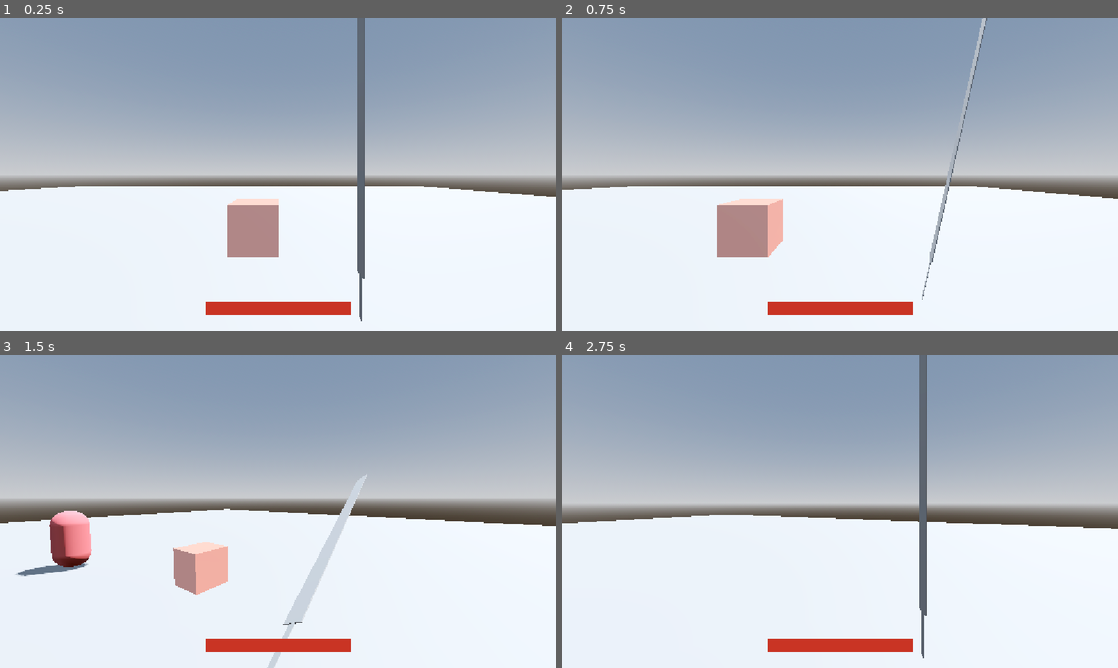
Above: before the commit, frames 1-4 (two rows, left to right).
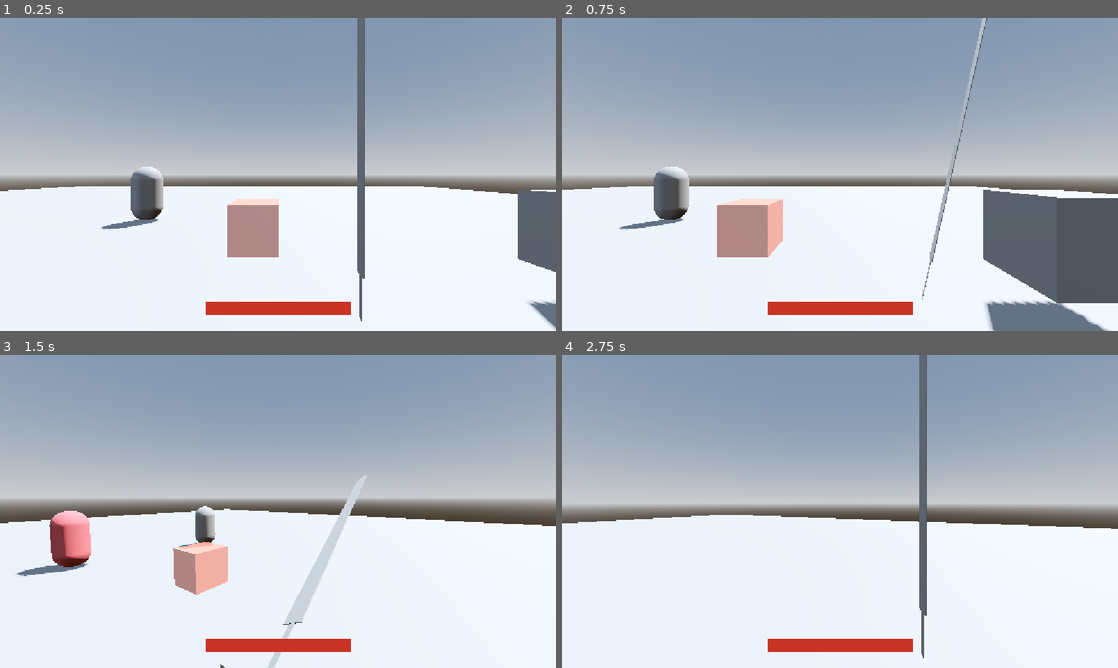
Above: after the commit, the same moments.

Repository: emchar1/revanitz-rpg
Game: Godot game, scene res://scenes/main.tscn
Two runs of this game, one before a commit and one after it. Both use one fixed random seed, a clock stepped at 60 frames per second and the inputs below.
Inputs (mouse positions are in pixels of both pictures, inside the frame that each line leads up to):
- Up to frame 1 (0.25 s): no input
- Up to frame 2 (0.75 s): tap Enter at 0.5 s; move the mouse to (962, 158) at 0.52 s; hold D (input_right) from 0.53 s (still down); hold E (interact, bound only after the commit) from 0.53 s (still down); click (962, 158) at 0.67 s
- Up to frame 3 (1.5 s): tap Space (input_jump) at 0.77 s; move the mouse to (250, 511) at 1.27 s; release D (input_right) at 1.28 s; release E (interact, bound only after the commit) at 1.28 s; hold W (input_forward) from 1.28 s (still down); click (250, 511) at 1.35 s
- Up to frame 4 (2.75 s): keep holding W (input_forward); tap Space (input_jump) at 1.52 s; tap E (interact, bound only after the commit) at 1.55 s; move the mouse to (851, 505) at 2.02 s; hold E (interact, bound only after the commit) from 2.03 s (still down); tap Shift (input_sprint) at 2.1 s

The runs differ from the first frame. In frame 1, 2.9% of the frame differs, in the area x 18-100%, y 47-100%; in frame 2, 10%, in the area x 10-100%, y 47-100%; in frame 3, 0.4%; in frame 4, nothing differs.

Commit message:
added basic dialogue tree system and minimalistic quest system

Diff:
--- a/project.godot
+++ b/project.godot
@@ -18,6 +18,7 @@
 [autoload]
 
 DialogueManager="*uid://ck7jo7ldrrl8m"
+QuestManager="*uid://bdv0626u3ey01"
 
 [display]
 
@@ -60,6 +61,11 @@
 "events": [Object(InputEventMouseButton,"resource_local_to_scene":false,"resource_name":"","device":-1,"window_id":0,"a …(259 unchanged characters)…
 ]
 }
+interact={
+"deadzone": 0.2,
+"events": [Object(InputEventKey,"resource_local_to_scene":false,"resource_name":"","device":-1,"window_id":0,"alt_pressed":false,"shift_pressed":false,"ctrl_pressed":false,"meta_pressed":false,"pressed":false,"keycode":0,"physical_keycode":69,"key_label":0,"unicode":101,"location":0,"echo":false,"script":null)
+]
+}
 
 [physics]
 
--- a/resources/NPCs/Dialogues/JakeTDATest/0.tres
+++ /dev/null
@@ -1,12 +0,0 @@
-[gd_resource type="Resource" script_class="Dialogue" format=3 uid="uid://c54huubla1kjr"]
-
-[ext_resource type="Script" uid="uid://ncdlvu4ekb1x" path="res://scripts/dialogue.gd" id="1_k4aqi"]
-[ext_resource type="Resource" uid="uid://cejrl82netavd" path="res://resources/NPCs/Dialogues/JakeTDATest/1.tres" id="2_6c5xd"]
-[ext_resource type="Resource" uid="uid://bhc8vgwrx2ljh" path="res://resources/NPCs/Dialogues/JakeTDATest/2.tres" id="3_6c5xd"]
-
-[resource]
-script = ExtResource("1_k4aqi")
-name = "JakeTDA"
-dialogue = "Hey buddy"
-options = Array[ExtResource("1_k4aqi")]([ExtResource("2_6c5xd"), ExtResource("3_6c5xd")])
-metadata/_custom_type_script = "uid://ncdlvu4ekb1x"
--- a/resources/NPCs/Dialogues/JakeTDATest/1.tres
+++ /dev/null
@@ -1,12 +0,0 @@
-[gd_resource type="Resource" script_class="Dialogue" format=3 uid="uid://cejrl82netavd"]
-
-[ext_resource type="Script" uid="uid://ncdlvu4ekb1x" path="res://scripts/dialogue.gd" id="1_orriw"]
-[ext_resource type="Resource" uid="uid://bhc8vgwrx2ljh" path="res://resources/NPCs/Dialogues/JakeTDATest/2.tres" id="2_cwutr"]
-
-[resource]
-script = ExtResource("1_orriw")
-name = "JakeTDA"
-dialogue = "Waddup"
-path_option = "Wazahhhh"
-options = Array[ExtResource("1_orriw")]([ExtResource("2_cwutr")])
-metadata/_custom_type_script = "uid://ncdlvu4ekb1x"
--- /dev/null
+++ b/resources/NPCs/JakeTDATest/Dialogues/0.tres
@@ -0,0 +1,11 @@
+[gd_resource type="Resource" script_class="Dialogue" format=3 uid="uid://c54huubla1kjr"]
+
+[ext_resource type="Script" uid="uid://ncdlvu4ekb1x" path="res://scripts/dialogue.gd" id="1_glcnr"]
+[ext_resource type="Resource" uid="uid://cejrl82netavd" path="res://resources/NPCs/JakeTDATest/Dialogues/1.tres" id="2_v48po"]
+
+[resource]
+script = ExtResource("1_glcnr")
+name = "JakeTDA"
+dialogue = "Hey buddy"
+options = Array[ExtResource("1_glcnr")]([ExtResource("2_v48po")])
+metadata/_custom_type_script = "uid://ncdlvu4ekb1x"
--- /dev/null
+++ b/resources/NPCs/JakeTDATest/Dialogues/1.tres
@@ -0,0 +1,14 @@
+[gd_resource type="Resource" script_class="Dialogue" format=3 uid="uid://cejrl82netavd"]
+
+[ext_resource type="Script" uid="uid://ncdlvu4ekb1x" path="res://scripts/dialogue.gd" id="1_e4f83"]
+[ext_resource type="Resource" uid="uid://0bso71fraus2" path="res://resources/NPCs/JakeTDATest/Dialogues/ore_quest_deny.tres" id="3_s5snk"]
+[ext_resource type="Resource" uid="uid://bx8y3y5bb2t1f" path="res://resources/NPCs/JakeTDATest/Quests/OreQuest.tres" id="4_s5snk"]
+
+[resource]
+script = ExtResource("1_e4f83")
+name = "JakeTDA"
+dialogue = "You wanna money?"
+path_option = "Wazahhhh"
+options = Array[ExtResource("1_e4f83")]([ExtResource("3_s5snk")])
+quest = ExtResource("4_s5snk")
+metadata/_custom_type_script = "uid://ncdlvu4ekb1x"
--- a/resources/NPCs/Dialogues/JakeTDATest/2.tres
+++ b/resources/NPCs/JakeTDATest/Dialogues/2.tres
@@ -1,9 +1,9 @@
 [gd_resource type="Resource" script_class="Dialogue" format=3 uid="uid://bhc8vgwrx2ljh"]
 
-[ext_resource type="Script" uid="uid://ncdlvu4ekb1x" path="res://scripts/dialogue.gd" id="1_g7mhs"]
+[ext_resource type="Script" uid="uid://ncdlvu4ekb1x" path="res://scripts/dialogue.gd" id="1_pfijm"]
 
 [resource]
-script = ExtResource("1_g7mhs")
+script = ExtResource("1_pfijm")
 name = "JakeTDA"
-path_option = "Ok."
+path_option = "nope"
 metadata/_custom_type_script = "uid://ncdlvu4ekb1x"
--- /dev/null
+++ b/resources/NPCs/JakeTDATest/Dialogues/ore_quest_accept.tres
@@ -0,0 +1,11 @@
+[gd_resource type="Resource" script_class="Dialogue" format=3 uid="uid://6xevv5tow8fk"]
+
+[ext_resource type="Script" uid="uid://ncdlvu4ekb1x" path="res://scripts/dialogue.gd" id="1_wkbn3"]
+[ext_resource type="Resource" uid="uid://bnck21yt7615h" path="res://resources/NPCs/JakeTDATest/Dialogues/quest_done_end.tres" id="2_wkbn3"]
+
+[resource]
+script = ExtResource("1_wkbn3")
+name = "JakeTDA"
+dialogue = "lets goooo"
+options = Array[ExtResource("1_wkbn3")]([ExtResource("2_wkbn3")])
+metadata/_custom_type_script = "uid://ncdlvu4ekb1x"
--- /dev/null
+++ b/resources/NPCs/JakeTDATest/Dialogues/ore_quest_deny.tres
@@ -0,0 +1,12 @@
+[gd_resource type="Resource" script_class="Dialogue" format=3 uid="uid://0bso71fraus2"]
+
+[ext_resource type="Script" uid="uid://ncdlvu4ekb1x" path="res://scripts/dialogue.gd" id="1_1qktb"]
+
+[resource]
+script = ExtResource("1_1qktb")
+name = "JakeTDA"
+dialogue = "mannn"
+path_option = "nah man"
+close_dialogue = true
+repeat_dialogue = true
+metadata/_custom_type_script = "uid://ncdlvu4ekb1x"
--- /dev/null
+++ b/resources/NPCs/JakeTDATest/Dialogues/quest_done_end.tres
@@ -0,0 +1,37 @@
+[gd_resource type="Resource" script_class="Dialogue" format=3 uid="uid://bnck21yt7615h"]
+
+[ext_resource type="Script" uid="uid://ncdlvu4ekb1x" path="res://scripts/dialogue.gd" id="1_3blbo"]
+
+[sub_resource type="Resource" id="Resource_f6cf6"]
+script = ExtResource("1_3blbo")
+name = "JakeTDA"
+path_option = "Thanks"
+close_dialogue = true
+repeat_dialogue = true
+metadata/_custom_type_script = "uid://ncdlvu4ekb1x"
+
+[sub_resource type="Resource" id="Resource_lk8wk"]
+script = ExtResource("1_3blbo")
+name = "JakeTDA"
+dialogue = "Nice"
+path_option = "Yes"
+options = Array[ExtResource("1_3blbo")]([SubResource("Resource_f6cf6")])
+quest_check = true
+metadata/_custom_type_script = "uid://ncdlvu4ekb1x"
+
+[sub_resource type="Resource" id="Resource_rw38i"]
+script = ExtResource("1_3blbo")
+name = "JakeTDA"
+path_option = "nope"
+close_dialogue = true
+repeat_dialogue = true
+metadata/_custom_type_script = "uid://ncdlvu4ekb1x"
+
+[resource]
+script = ExtResource("1_3blbo")
+name = "JakeTDA"
+dialogue = "any ores yet?"
+path_option = "yeahhhh"
+options = Array[ExtResource("1_3blbo")]([SubResource("Resource_lk8wk"), SubResource("Resource_rw38i")])
+close_dialogue = true
+metadata/_custom_type_script = "uid://ncdlvu4ekb1x"
--- /dev/null
+++ b/resources/NPCs/JakeTDATest/Quests/OreQuest.tres
@@ -0,0 +1,13 @@
+[gd_resource type="Resource" script_class="Quest" format=3 uid="uid://bx8y3y5bb2t1f"]
+
+[ext_resource type="Script" uid="uid://drdly1mqyvy78" path="res://scripts/Quest.gd" id="1_2ab02"]
+[ext_resource type="Resource" uid="uid://6xevv5tow8fk" path="res://resources/NPCs/JakeTDATest/Dialogues/ore_quest_accept.tres" id="1_bnbol"]
+
+[resource]
+script = ExtResource("1_2ab02")
+title = "Find Ores"
+description = "Bring Ores"
+objective = "Fetch"
+object = "Ore"
+next_dialogue = ExtResource("1_bnbol")
+metadata/_custom_type_script = "uid://drdly1mqyvy78"
--- a/scenes/dialogue_manager.tscn
+++ b/scenes/dialogue_manager.tscn
@@ -1,11 +1,13 @@
 [gd_scene format=3 uid="uid://ck7jo7ldrrl8m"]
 
-[ext_resource type="Script" uid="uid://b4gra1acs0e53" path="res://scenes/dialogue_manager.gd" id="1_jbixp"]
+[ext_resource type="Script" uid="uid://b4gra1acs0e53" path="res://scripts/dialogue_manager.gd" id="1_jbixp"]
 [ext_resource type="PackedScene" uid="uid://dkm7gx6wxpjro" path="res://scenes/next_dialogue.tscn" id="2_516v5"]
+[ext_resource type="PackedScene" uid="uid://uxsjbh8hehvy" path="res://scenes/quest_button.tscn" id="3_smvbx"]
 
 [node name="DialogueManager" type="Node3D" unique_id=2057228570]
 script = ExtResource("1_jbixp")
 next_button = ExtResource("2_516v5")
+quest_button = ExtResource("3_smvbx")
 
 [node name="UI" type="CanvasLayer" parent="." unique_id=1296720089]
 unique_name_in_owner = true
--- /dev/null
+++ b/scenes/interactable_ore.tscn
@@ -0,0 +1,20 @@
+[gd_scene format=3 uid="uid://bj7yjw8fp0pnh"]
+
+[ext_resource type="PackedScene" uid="uid://cgngl3qak4m0q" path="res://scenes/interaction.tscn" id="1_84iim"]
+[ext_resource type="Script" uid="uid://42j76u66b7f2" path="res://scenes/ore.gd" id="1_f6cf6"]
+
+[sub_resource type="BoxShape3D" id="BoxShape3D_o3pdq"]
+size = Vector3(1.2490234, 1.2246094, 1.3818359)
+
+[sub_resource type="BoxMesh" id="BoxMesh_v6m6b"]
+
+[node name="Ore" type="Node3D" unique_id=73403768]
+script = ExtResource("1_f6cf6")
+
+[node name="Interaction" parent="." unique_id=388063019 instance=ExtResource("1_84iim")]
+
+[node name="CollisionShape3D" type="CollisionShape3D" parent="Interaction" unique_id=642336619]
+shape = SubResource("BoxShape3D_o3pdq")
+
+[node name="MeshInstance3D" type="MeshInstance3D" parent="." unique_id=1621788852]
+mesh = SubResource("BoxMesh_v6m6b")
--- /dev/null
+++ b/scenes/interaction.tscn
@@ -0,0 +1,17 @@
+[gd_scene format=3 uid="uid://cgngl3qak4m0q"]
+
+[ext_resource type="Script" uid="uid://bpetdqcrlmwl1" path="res://scripts/interaction.gd" id="1_eqegh"]
+
+[node name="Interaction" type="Area3D" unique_id=388063019]
+script = ExtResource("1_eqegh")
+
+[node name="Label" type="Label" parent="." unique_id=1112518412]
+unique_name_in_owner = true
+visible = false
+offset_right = 40.0
+offset_bottom = 23.0
+text = "Press 'E' to interact"
+
+[connection signal="area_entered" from="." to="." method="_on_area_entered"]
+[connection signal="body_entered" from="." to="." method="_on_body_entered"]
+[connection signal="body_exited" from="." to="." method="_on_body_exited"]
--- a/scenes/main.tscn
+++ b/scenes/main.tscn
@@ -4,6 +4,8 @@
 [ext_resource type="Script" uid="uid://dh5dcwgor636n" path="res://scripts/main.gd" id="1_sugp2"]
 [ext_resource type="PackedScene" uid="uid://35k3a8b1kmh0" path="res://scenes/enemy.tscn" id="2_0wfyh"]
 [ext_resource type="Script" uid="uid://btml3hqw5dx0f" path="res://scripts/hitbox.gd" id="4_jyhfs"]
+[ext_resource type="PackedScene" uid="uid://sdr4y6gc78uu" path="res://scenes/npc.tscn" id="5_tbgi4"]
+[ext_resource type="PackedScene" uid="uid://bj7yjw8fp0pnh" path="res://scenes/interactable_ore.tscn" id="6_tefeu"]
 
 [sub_resource type="ProceduralSkyMaterial" id="ProceduralSkyMaterial_o5qli"]
 sky_horizon_color = Color(0.66224277, 0.6717428, 0.6867428, 1)
@@ -143,6 +145,12 @@
 mesh = SubResource("BoxMesh_v6m6b")
 surface_material_override/0 = SubResource("StandardMaterial3D_o3pdq")
 
+[node name="NPC" parent="." unique_id=805000087 instance=ExtResource("5_tbgi4")]
+transform = Transform3D(1, 0, 0, 0, 1, 0, 0, 0, 1, -0.83141994, 1.0185001, -3.17904)
+
+[node name="Ore" parent="." unique_id=73403768 instance=ExtResource("6_tefeu")]
+transform = Transform3D(1, 0, 0, 0, 1, 0, 0, 0, 1, 8, 1, 2)
+
 [connection signal="area_entered" from="TestHitbox/Hitbox" to="TestHitbox/Hitbox" method="_on_area_entered"]
 
 [editable path="Baseplate/ProtoController"]
--- a/scenes/next_dialogue.tscn
+++ b/scenes/next_dialogue.tscn
@@ -1,6 +1,6 @@
 [gd_scene format=3 uid="uid://dkm7gx6wxpjro"]
 
-[ext_resource type="Script" uid="uid://b06dkn1c1h3q5" path="res://scenes/next_dialogue.gd" id="1_8ya7d"]
+[ext_resource type="Script" uid="uid://b06dkn1c1h3q5" path="res://scripts/next_dialogue.gd" id="1_8ya7d"]
 
 [node name="NextDialogue" type="Button" unique_id=1087664022]
 offset_right = 8.0
--- /dev/null
+++ b/scenes/npc.tscn
@@ -0,0 +1,27 @@
+[gd_scene format=3 uid="uid://sdr4y6gc78uu"]
+
+[ext_resource type="Script" uid="uid://dt1f6q8rgyrt7" path="res://scripts/npc.gd" id="1_abqhh"]
+[ext_resource type="PackedScene" uid="uid://cgngl3qak4m0q" path="res://scenes/interaction.tscn" id="1_nh2m4"]
+[ext_resource type="Resource" uid="uid://c54huubla1kjr" path="res://resources/NPCs/JakeTDATest/Dialogues/0.tres" id="2_rv78h"]
+
+[sub_resource type="CapsuleShape3D" id="CapsuleShape3D_o3pdq"]
+
+[sub_resource type="CapsuleMesh" id="CapsuleMesh_v6m6b"]
+
+[sub_resource type="CapsuleShape3D" id="CapsuleShape3D_v6m6b"]
+radius = 0.88623047
+
+[node name="NPC" type="CharacterBody3D" unique_id=805000087]
+script = ExtResource("1_abqhh")
+dialogue = ExtResource("2_rv78h")
+
+[node name="Collider" type="CollisionShape3D" parent="." unique_id=1627481379]
+shape = SubResource("CapsuleShape3D_o3pdq")
+
+[node name="MeshInstance3D" type="MeshInstance3D" parent="." unique_id=1800126525]
+mesh = SubResource("CapsuleMesh_v6m6b")
+
+[node name="Interaction" parent="." unique_id=388063019 instance=ExtResource("1_nh2m4")]
+
+[node name="CollisionShape3D" type="CollisionShape3D" parent="Interaction" unique_id=2125633543]
+shape = SubResource("CapsuleShape3D_v6m6b")
--- /dev/null
+++ b/scenes/ore.gd
@@ -0,0 +1,6 @@
+extends Node3D
+
+func interact():
+	if QuestManager.quest != null:
+		QuestManager.quest.objective = "Complete"
+	print("got item")
--- /dev/null
+++ b/scenes/quest_button.tscn
@@ -0,0 +1,10 @@
+[gd_scene format=3 uid="uid://uxsjbh8hehvy"]
+
+[ext_resource type="Script" uid="uid://wiigkmdr1av1" path="res://scripts/quest_button.gd" id="1_rw38i"]
+
+[node name="QuestButton" type="Button" unique_id=1269187280]
+offset_right = 8.0
+offset_bottom = 8.0
+script = ExtResource("1_rw38i")
+
+[connection signal="pressed" from="." to="." method="_on_pressed"]
--- /dev/null
+++ b/scenes/quest_check.tscn
@@ -0,0 +1,10 @@
+[gd_scene format=3 uid="uid://c1wm33ihj3hsq"]
+
+[ext_resource type="Script" uid="uid://b3j5bstp6nqyh" path="res://scripts/quest_check.gd" id="1_wmmwh"]
+
+[node name="QuestCheck" type="Button" unique_id=85567949]
+offset_right = 8.0
+offset_bottom = 8.0
+script = ExtResource("1_wmmwh")
+
+[connection signal="pressed" from="." to="." method="_on_pressed"]
--- /dev/null
+++ b/scenes/quest_manager.tscn
@@ -0,0 +1,12 @@
+[gd_scene format=3 uid="uid://bdv0626u3ey01"]
+
+[ext_resource type="Script" uid="uid://dy461sgc1xei1" path="res://scripts/quest_manager.gd" id="1_v4nlo"]
+
+[node name="QuestManager" type="Node3D" unique_id=1169580645]
+script = ExtResource("1_v4nlo")
+
+[node name="Label" type="Label" parent="." unique_id=477941526]
+unique_name_in_owner = true
+offset_top = 84.0
+offset_right = 745.0
+offset_bottom = 326.0
--- /dev/null
+++ b/scripts/Quest.gd
@@ -0,0 +1,12 @@
+extends Resource
+class_name Quest
+
+@export var title : String
+@export var description : String
+
+@export_enum("Fetch", "Kill") var objective : String
+@export var object : String
+
+@export_enum("Active","Complete") var status : String
+
+@export var next_dialogue : Dialogue
--- a/scripts/dialogue.gd
+++ b/scripts/dialogue.gd
@@ -5,6 +5,12 @@
 @export var name : String
 @export var dialogue : String
 
-@export_category("Linked List")
+@export_category("Linking Dialogues")
 @export var path_option : String
-@export var options: Array[Dialogue]
+@export var options : Array[Dialogue]
+@export var close_dialogue : bool
+@export var repeat_dialogue : bool
+@export var quest_check : bool
+
+@export_category("Quest")
+@export var quest : Quest
--- a/scenes/dialogue_manager.gd
+++ b/scripts/dialogue_manager.gd
@@ -1,6 +1,10 @@
 extends Node3D
 
 @export var next_button : PackedScene
+@export var quest_button : PackedScene
+@export var quest_check : PackedScene
+
+var current_speaker = null
 
 var dialogue : Dialogue:
 	set(value):
@@ -8,14 +12,20 @@
 		%Name.text = value.name
 		%Dialogue.text = value.dialogue
 
+		if current_speaker:
+			current_speaker.dialogue = value
 		reset_options()
+
+		if value.quest:
+			add_quest(value.quest)
 		add_buttons(value.options)
 
 		await get_tree().create_timer(0.5).timeout
 		%Options.show()
 
 func _ready():
-	dialogue = load("res://resources/NPCs/Dialogues/JakeTDATest/0.tres")
+	pass
+	#dialogue = load("res://resources/NPCs/Dialogues/JakeTDATest/0.tres")
 
 func reset_options():
 	for child in %Options.get_children():
@@ -27,3 +37,17 @@
 		var button = next_button.instantiate()
 		button.dialogue = option
 		%Options.add_child(button)
+
+func add_quest(quest):
+	print("hey")
+	if QuestManager.quest == quest:
+		return
+	var button = quest_button.instantiate()
+	button.quest = quest
+	%Options.add_child(button)
+
+func hide_dialogue():
+	%UI.hide()
+
+func show_dialogue():
+	%UI.show()
--- /dev/null
+++ b/scripts/interaction.gd
@@ -0,0 +1,25 @@
+extends Area3D
+
+var can_interact = false:
+	set(value):
+		can_interact = value
+		%Label.visible = value
+		print(can_interact)
+
+func _on_body_entered(body: Node3D) -> void:
+	if body.is_in_group("player"):
+		can_interact = true
+
+
+func _on_body_exited(body: Node3D) -> void:
+	if body.is_in_group("player"):
+		can_interact = false
+
+
+func interaction():
+	owner.interact()
+	print(owner.name + " interacted.")
+
+func _input(event):
+	if event.is_action_pressed("interact") and can_interact == true:
+		interaction()
--- /dev/null
+++ b/scripts/next_dialogue.gd
@@ -0,0 +1,23 @@
+extends Button
+
+var dialogue : Dialogue:
+	set(value):
+		dialogue = value
+		text = dialogue.path_option
+
+func _on_pressed() -> void:
+	if dialogue.close_dialogue == true:
+		DialogueManager.hide_dialogue()
+	if dialogue.repeat_dialogue == true:
+		return
+	if dialogue.quest_check == true:
+		if QuestManager.quest != null:
+			if QuestManager.quest.objective != "Complete":
+				DialogueManager.hide_dialogue()
+				return
+	DialogueManager.dialogue = dialogue
+
+func quest_check():
+	if QuestManager.quest != null:
+		if QuestManager.quest.objective != "Complete":
+			DialogueManager.hide_dialogue()
--- /dev/null
+++ b/scripts/npc.gd
@@ -0,0 +1,8 @@
+extends CharacterBody3D
+
+@export var dialogue : Dialogue
+
+func interact():
+	DialogueManager.dialogue = dialogue
+	DialogueManager.current_speaker = self
+	DialogueManager.show_dialogue()
--- /dev/null
+++ b/scripts/quest_button.gd
@@ -0,0 +1,14 @@
+extends Button
+
+
+var quest : Quest:
+	set(value):
+		quest = value
+		text = value.title + " [QUEST]"
+
+
+
+func _on_pressed() -> void:
+	print("quest")
+	QuestManager.quest = quest
+	DialogueManager.dialogue = quest.next_dialogue
--- a/scenes/next_dialogue.gd
+++ b/scripts/quest_check.gd
@@ -6,8 +6,10 @@
 		text = dialogue.path_option
 
 func _on_pressed() -> void:
-	if dialogue.options.size() == 0:
-
+	if dialogue.close_dialogue == true:
+		DialogueManager.hide_dialogue()
+	if dialogue.repeat_dialogue == true:
 		return
-
+	if QuestManager.quest.objective != "Complete":
+		return
 	DialogueManager.dialogue = dialogue
--- /dev/null
+++ b/scripts/quest_manager.gd
@@ -0,0 +1,8 @@
+extends Node3D
+
+
+var quest : Quest:
+	set(value):
+		quest = value
+		if value.objective == "Fetch":
+			%Label.text = "Find " + value.title
Not shown, added: scenes/ore.gd.uid
Not shown, added: scripts/Quest.gd.uid
Renamed: scenes/dialogue_manager.gd.uid -> scripts/dialogue_manager.gd.uid
Not shown, added: scripts/interaction.gd.uid
Renamed: scenes/next_dialogue.gd.uid -> scripts/next_dialogue.gd.uid
Not shown, added: scripts/npc.gd.uid
Not shown, added: scripts/quest_button.gd.uid
Not shown, added: scripts/quest_check.gd.uid
Not shown, added: scripts/quest_manager.gd.uid
